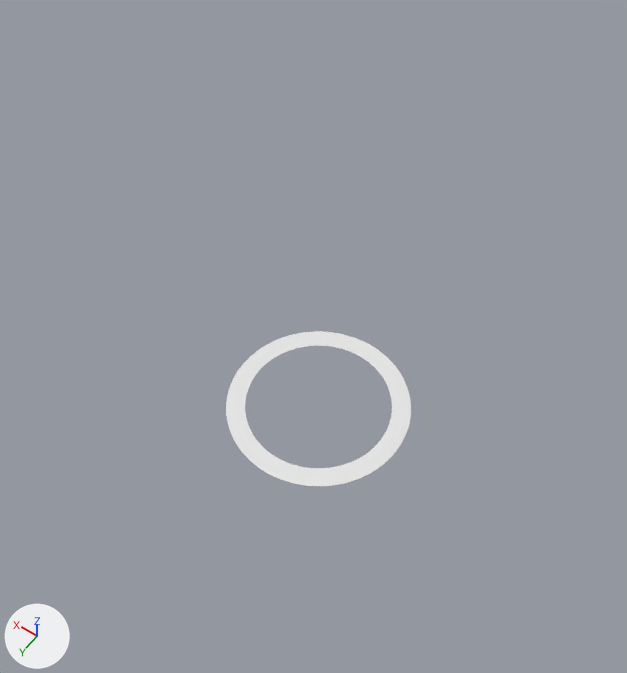
A saved change to the Blender file Models/3 Evil Foundry/EFBoss.blend.
Camera for both pictures: a 50 mm camera at (-87.0, 124.4, 228.4) aimed at (0.1, 2.5, 36.8). Arrows for +X, +Y and +Z are at lower left; the lights stay in place.

Before the edit, the objects in view are built like this:
```python
ob_floor = bpy.data.objects.new('Floor', me_floor)
ob_floor.location = (0.0, 0.0, 0.0)
ob_floor.rotation_euler = (1.571, 0.0, 0.0)  # degrees (90, 0, 0)
ob_floor.scale = (0.1, 0.1, 0.1)
ob_stg032_o_mesh_0 = bpy.data.objects.new('stg032_o_Mesh_0', me_stg032_o_mesh_0)
ob_stg032_o_mesh_0.location = (0.0, 0.0, 0.0)
ob_stg032_o_mesh_0.rotation_euler = (1.571, 0.0, 0.0)  # degrees (90, 0, 0)
ob_stg032_o_mesh_0.scale = (0.1, 0.1, 0.1)
ob_stg032_o_mesh_1 = bpy.data.objects.new('stg032_o_Mesh_1', me_stg032_o_mesh_1)
ob_stg032_o_mesh_1.location = (0.0, 0.0, 0.0)
ob_stg032_o_mesh_1.rotation_euler = (1.571, 0.0, 0.0)  # degrees (90, 0, 0)
ob_stg032_o_mesh_1.scale = (0.1, 0.1, 0.1)
ob_stg032_o_mesh_14 = bpy.data.objects.new('stg032_o_Mesh_14', me_stg032_o_mesh_14)
ob_stg032_o_mesh_14.location = (0.0, 0.0, 0.0)
ob_stg032_o_mesh_14.rotation_euler = (1.571, 0.0, 0.0)  # degrees (90, 0, 0)
ob_stg032_o_mesh_14.scale = (0.1, 0.1, 0.1)
ob_stg032_o_mesh_15 = bpy.data.objects.new('stg032_o_Mesh_15', me_stg032_o_mesh_15)
ob_stg032_o_mesh_15.location = (0.0, 0.0, 0.0)
ob_stg032_o_mesh_15.rotation_euler = (1.571, 0.0, 0.0)  # degrees (90, 0, 0)
ob_stg032_o_mesh_15.scale = (0.1, 0.1, 0.1)
ob_stg032_o_mesh_17 = bpy.data.objects.new('stg032_o_Mesh_17', me_stg032_o_mesh_17)
ob_stg032_o_mesh_17.location = (0.0, 0.0, 0.0)
ob_stg032_o_mesh_17.rotation_euler = (1.571, 0.0, 0.0)  # degrees (90, 0, 0)
ob_stg032_o_mesh_17.scale = (0.1, 0.1, 0.1)
ob_stg032_o_mesh_18 = bpy.data.objects.new('stg032_o_Mesh_18', me_stg032_o_mesh_18)
ob_stg032_o_mesh_18.location = (0.0, 0.0, 0.0)
ob_stg032_o_mesh_18.rotation_euler = (1.571, 0.0, 0.0)  # degrees (90, 0, 0)
ob_stg032_o_mesh_18.scale = (0.1, 0.1, 0.1)
ob_stg032_o_mesh_4 = bpy.data.objects.new('stg032_o_Mesh_4', me_stg032_o_mesh_4)
ob_stg032_o_mesh_4.location = (0.0, 0.0, 0.0)
ob_stg032_o_mesh_4.rotation_euler = (1.571, 0.0, 0.0)  # degrees (90, 0, 0)
ob_stg032_o_mesh_4.scale = (0.1, 0.1, 0.1)
ob_stg032_o_mesh_6 = bpy.data.objects.new('stg032_o_Mesh_6', me_stg032_o_mesh_6)
ob_stg032_o_mesh_6.location = (0.0, 0.0, 0.0)
ob_stg032_o_mesh_6.rotation_euler = (1.571, 0.0, 0.0)  # degrees (90, 0, 0)
ob_stg032_o_mesh_6.scale = (0.1, 0.1, 0.1)
```
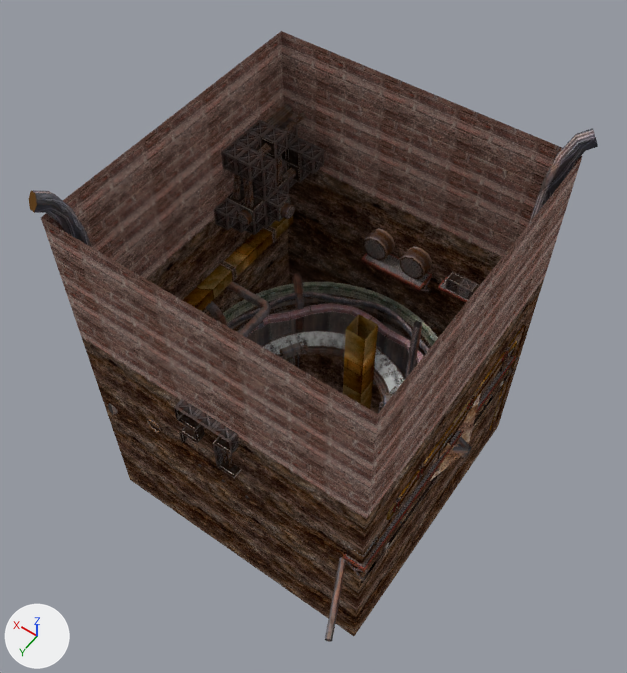
Where the change shows, as pixel boxes [x1, y1, x2, y2] in the pictures (627 x 673 px):
```json
{"object": "stg032_o_Mesh_20", "change": "shown", "after": [41, 31, 582, 519], "on screen": "brown"}
{"object": "stg032_o_Mesh_19", "change": "shown", "after": [82, 170, 544, 636]}
{"object": "stg032_o_Mesh_25", "change": "shown", "after": [29, 128, 598, 642], "on screen": "black"}
{"object": "stg032_o_Mesh_14", "change": "shown", "after": [174, 118, 477, 551], "on screen": "black"}
{"object": "stg032_o_Mesh_1", "change": "shown", "after": [183, 216, 526, 520], "on screen": "brown"}
{"object": "stg032_o_Mesh_24", "change": "shown", "after": [223, 282, 438, 406], "on screen": "black"}
{"object": "stg032_o_Mesh_6", "change": "shown", "after": [174, 103, 513, 583]}
{"object": "stg032_o_Mesh_34", "change": "shown", "after": [238, 207, 514, 568], "on screen": "black"}
{"object": "stg032_o_Mesh_35", "change": "shown", "after": [147, 226, 517, 572], "on screen": "brown"}
{"object": "stg032_o_Mesh_30", "change": "shown", "after": [237, 203, 514, 547], "on screen": "brown"}
{"object": "stg032_o_Mesh_17", "change": "shown", "after": [249, 303, 424, 363], "on screen": "brown"}
{"object": "stg032_o_Mesh_18", "change": "shown", "after": [430, 393, 481, 481], "on screen": "brown"}
{"object": "stg032_p_Mesh_0", "change": "shown", "after": [267, 331, 404, 390]}
{"object": "stg032_o_Mesh_23", "change": "shown", "after": [264, 333, 397, 396]}
{"object": "stg032_o_Mesh_0", "change": "shown", "after": [239, 197, 291, 359]}
{"object": "stg032_o_Mesh_15", "change": "shown", "after": [306, 349, 387, 396]}
{"object": "stg032_o_Mesh_4", "change": "shown", "after": [298, 342, 511, 565]}
{"object": "stg032_p_Mesh_1", "change": "shown", "after": [203, 309, 399, 385]}
{"object": "Floor", "change": "unchanged, covered by the edit", "before": [226, 331, 411, 486], "after": [263, 331, 403, 397]}
```

Edits to the scene script, one JSON object a line:
```json
{"op": "remove", "block": "ob_stg032_o_mesh_0", "code": "ob_stg032_o_mesh_0.hide_set(True)  # its collection is switched off"}
{"op": "remove", "block": "ob_stg032_o_mesh_1", "code": "ob_stg032_o_mesh_1.hide_set(True)  # its collection is switched off"}
{"op": "remove", "block": "ob_stg032_o_mesh_4", "code": "ob_stg032_o_mesh_4.hide_set(True)  # its collection is switched off"}
{"op": "remove", "block": "ob_stg032_o_mesh_6", "code": "ob_stg032_o_mesh_6.hide_set(True)  # its collection is switched off"}
{"op": "remove", "block": "ob_stg032_o_mesh_14", "code": "ob_stg032_o_mesh_14.hide_set(True)  # its collection is switched off"}
{"op": "remove", "block": "ob_stg032_o_mesh_15", "code": "ob_stg032_o_mesh_15.hide_set(True)  # its collection is switched off"}
{"op": "remove", "block": "ob_stg032_o_mesh_17", "code": "ob_stg032_o_mesh_17.hide_set(True)  # its collection is switched off"}
{"op": "remove", "block": "ob_stg032_o_mesh_18", "code": "ob_stg032_o_mesh_18.hide_set(True)  # its collection is switched off"}
{"op": "remove", "block": "ob_stg032_o_mesh_19", "code": "ob_stg032_o_mesh_19.hide_set(True)  # its collection is switched off"}
{"op": "remove", "block": "ob_stg032_o_mesh_20", "code": "ob_stg032_o_mesh_20.hide_set(True)  # its collection is switched off"}
{"op": "remove", "block": "ob_stg032_o_mesh_23", "code": "ob_stg032_o_mesh_23.hide_set(True)  # its collection is switched off"}
{"op": "remove", "block": "ob_stg032_o_mesh_24", "code": "ob_stg032_o_mesh_24.hide_set(True)  # its collection is switched off"}
{"op": "remove", "block": "ob_stg032_o_mesh_30", "code": "ob_stg032_o_mesh_30.hide_set(True)  # its collection is switched off"}
{"op": "remove", "block": "ob_stg032_o_mesh_34", "code": "ob_stg032_o_mesh_34.hide_set(True)  # its collection is switched off"}
{"op": "remove", "block": "ob_stg032_o_mesh_35", "code": "ob_stg032_o_mesh_35.hide_set(True)  # its collection is switched off"}
{"op": "remove", "block": "ob_stg032_p_mesh_0", "code": "ob_stg032_p_mesh_0.hide_set(True)  # its collection is switched off"}
{"op": "remove", "block": "ob_stg032_p_mesh_1", "code": "ob_stg032_p_mesh_1.hide_set(True)  # its collection is switched off"}
{"op": "remove", "block": "ob_stg032_o_mesh_25", "code": "ob_stg032_o_mesh_25.hide_set(True)  # its collection is switched off"}
```
